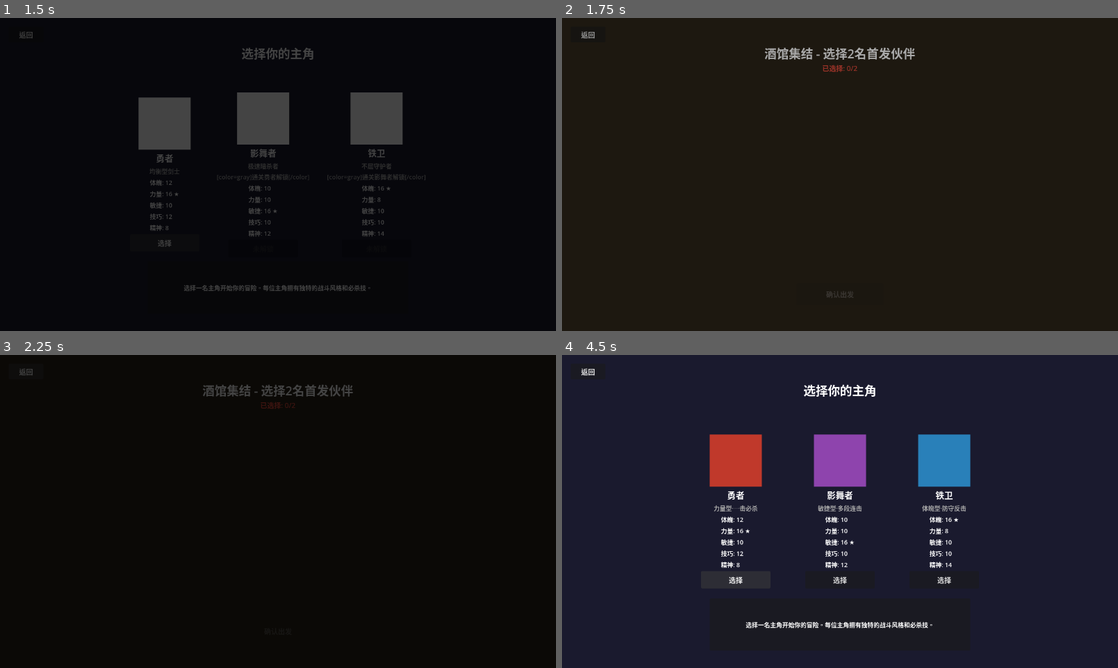
Above: before the commit, frames 1-4 (two rows, left to right).
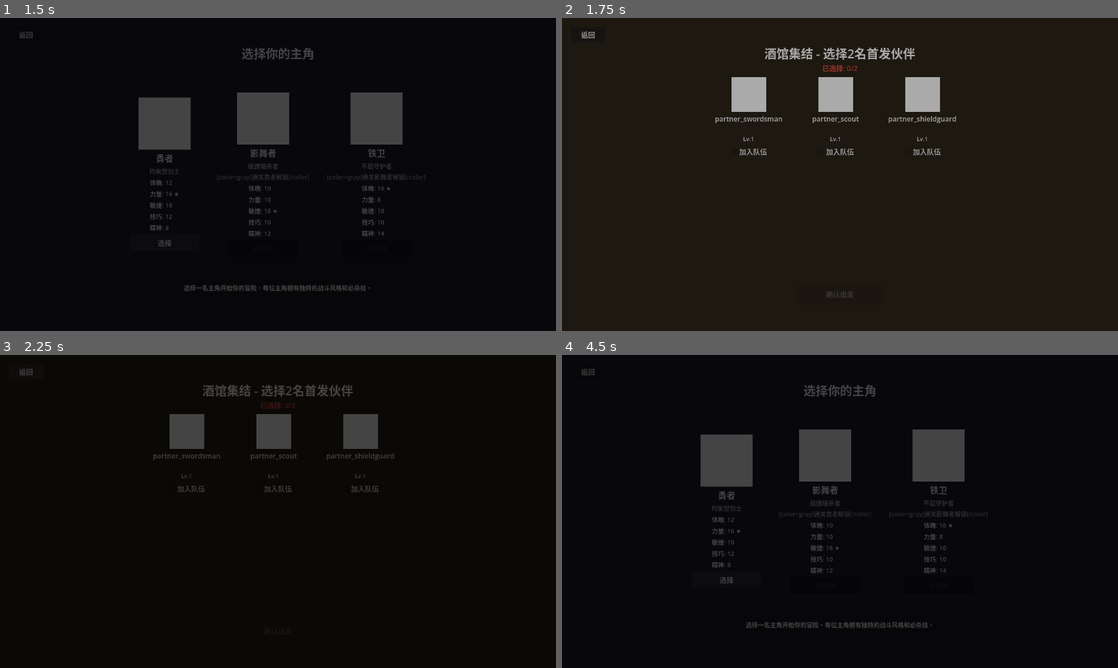
Above: after the commit, the same moments.

Repository: TianYu0321/Hero-Battle
Game: Godot game, scene res://scenes/main_menu/menu.tscn
Same seed, same stepped clock (60 frames per second), same inputs: the game is played once before the commit and once after it.
Inputs:
- Up to frame 1 (1.5 s): click "开始新局" at 0.5 s; click "选择" at 1.25 s
- Up to frame 2 (1.75 s): no input
- Up to frame 3 (2.25 s): click "返回" at 2 s
- Up to frame 4 (4.5 s): click "返回" at 2.75 s; click "开始新局" at 3.5 s; click "选择" at 4.25 s

Frame 1 is identical in both runs. In frame 2, 2.6% of the frame differs, in the area x 27-71%, y 18-44%; in frame 3, 2.4%; in frame 4, 98%, in the area x 0-100%, y 0-100%.
Error before the commit: Parse Error: Class "AudioManager" hides an autoload singleton. (res://autoload/audio_manager.gd:3)

Commit message:
0514bug修复

Diff:
--- a/autoload/audio_manager.gd
+++ b/autoload/audio_manager.gd
@@ -1,6 +1,4 @@
 extends Node
-
-class_name AudioManager
 
 ## 音效管理器 — 简化版占位系统
 ## 三层总线：SFX（战斗音效）/ UI（界面音效）/ Music（背景音乐）
@@ -59,7 +57,7 @@
 ## ===== 播放接口 =====
 
 func play_sfx(sound_id: String) -> void:
-	var stream := _sfx_streams.get(sound_id, null)
+	var stream = _sfx_streams.get(sound_id)
 	if stream == null:
 		print("[AudioManager] 音效未加载: %s" % sound_id)
 		return
@@ -76,7 +74,7 @@
 	_sfx_players[0].play()
 
 func play_ui(sound_id: String) -> void:
-	var stream := _sfx_streams.get(sound_id, null)
+	var stream = _sfx_streams.get(sound_id)
 	if stream == null:
 		print("[AudioManager] UI音效未加载: %s" % sound_id)
 		return
@@ -91,7 +89,7 @@
 	_ui_players[0].play()
 
 func play_music(track_id: String, fade_duration: float = 1.0) -> void:
-	var stream := _music_streams.get(track_id, null)
+	var stream = _music_streams.get(track_id)
 	if stream == null:
 		print("[AudioManager] 音乐未加载: %s" % track_id)
 		return
--- a/scenes/hero_select/hero_select.gd
+++ b/scenes/hero_select/hero_select.gd
@@ -22,7 +22,7 @@
 func _populate_hero_cards() -> void:
 	var user_id: String = SaveManager.get_user_id()
 	var unlock_state: Dictionary = SaveManager.load_unlock_state(user_id)
-	var unlocked_ids: Array[int] = unlock_state.get("unlocked_heroes", [1])
+	var unlocked_ids: Array = unlock_state.get("unlocked_heroes", [1])
 	var unlocked: Array = []
 	for hid in unlocked_ids:
 		var key: String = ConfigManager.get_hero_id_by_config_id(hid)
--- a/scenes/leaderboard/ranking_row.gd
+++ b/scenes/leaderboard/ranking_row.gd
@@ -6,22 +6,27 @@
 @onready var max_floor_label: Label = $MaxFloorLabel
 
 func setup(rank: int, player_name: String, net_wins: int, max_floor: int) -> void:
-	rank_label.text = str(rank)
-	player_name_label.text = player_name
-	net_wins_label.text = str(net_wins)
-	max_floor_label.text = str(max_floor)
+	if rank_label != null:
+		rank_label.text = str(rank)
+	if player_name_label != null:
+		player_name_label.text = player_name
+	if net_wins_label != null:
+		net_wins_label.text = str(net_wins)
+	if max_floor_label != null:
+		max_floor_label.text = str(max_floor)
 
 	# 前3名特殊颜色
-	match rank:
-		1:
-			rank_label.modulate = Color(1, 0.84, 0)
-			player_name_label.modulate = Color(1, 0.84, 0)
-		2:
-			rank_label.modulate = Color(0.75, 0.75, 0.75)
-			player_name_label.modulate = Color(0.75, 0.75, 0.75)
-		3:
-			rank_label.modulate = Color(0.8, 0.5, 0.2)
-			player_name_label.modulate = Color(0.8, 0.5, 0.2)
-		_:
-			rank_label.modulate = Color(1, 1, 1)
-			player_name_label.modulate = Color(1, 1, 1)
+	if rank_label != null and player_name_label != null:
+		match rank:
+			1:
+				rank_label.modulate = Color(1, 0.84, 0)
+				player_name_label.modulate = Color(1, 0.84, 0)
+			2:
+				rank_label.modulate = Color(0.75, 0.75, 0.75)
+				player_name_label.modulate = Color(0.75, 0.75, 0.75)
+			3:
+				rank_label.modulate = Color(0.8, 0.5, 0.2)
+				player_name_label.modulate = Color(0.8, 0.5, 0.2)
+			_:
+				rank_label.modulate = Color(1, 1, 1)
+				player_name_label.modulate = Color(1, 1, 1)
--- a/scenes/shop/shop_popup.gd
+++ b/scenes/shop/shop_popup.gd
@@ -7,9 +7,9 @@
 @onready var _close_button: Button = $Content/VBoxContainer/HeaderHBox/CloseButton
 
 var _shop_items: Dictionary = {}
-var _unlocked_heroes: Array[int] = []
-var _unlocked_partners: Array[int] = []
-var _unlocked_skins: Array[int] = []
+var _unlocked_heroes: Array = []
+var _unlocked_partners: Array = []
+var _unlocked_skins: Array = []
 var _current_coin: int = 0
 var _current_user_id: String = "local_default"
 
@@ -71,7 +71,7 @@
 	_render_tab("伙伴", _shop_items.get("partners", []), _unlocked_partners)
 	_render_tab("皮肤", _shop_items.get("skins", []), _unlocked_skins)
 
-func _render_tab(tab_name: String, items: Array, unlocked: Array[int]) -> void:
+func _render_tab(tab_name: String, items: Array, unlocked: Array) -> void:
 	var grid: GridContainer = _tab_container.get_node("%s/ItemGrid" % tab_name)
 	for child in grid.get_children():
 		child.queue_free()
@@ -79,7 +79,7 @@
 		var btn := _create_item_button(item, unlocked)
 		grid.add_child(btn)
 
-func _create_item_button(item: Dictionary, unlocked: Array[int]) -> Button:
+func _create_item_button(item: Dictionary, unlocked: Array) -> Button:
 	var btn := Button.new()
 	var id: int = int(item.get("id", 0))
 	var cost: int = int(item.get("cost", 0))
--- a/scenes/tavern/tavern.gd
+++ b/scenes/tavern/tavern.gd
@@ -26,7 +26,7 @@
 func _get_available_partner_ids() -> Array[String]:
 	var user_id: String = SaveManager.get_user_id()
 	var unlock_state: Dictionary = SaveManager.load_unlock_state(user_id)
-	var unlocked_ids: Array[int] = unlock_state.get("unlocked_partners", [])
+	var unlocked_ids: Array = unlock_state.get("unlocked_partners", [])
 	var unlocked: Array = []
 	for pid in unlocked_ids:
 		unlocked.append(str(pid))
Not shown, added: scripts/systems/shadow_ai_controller.gd.uid
